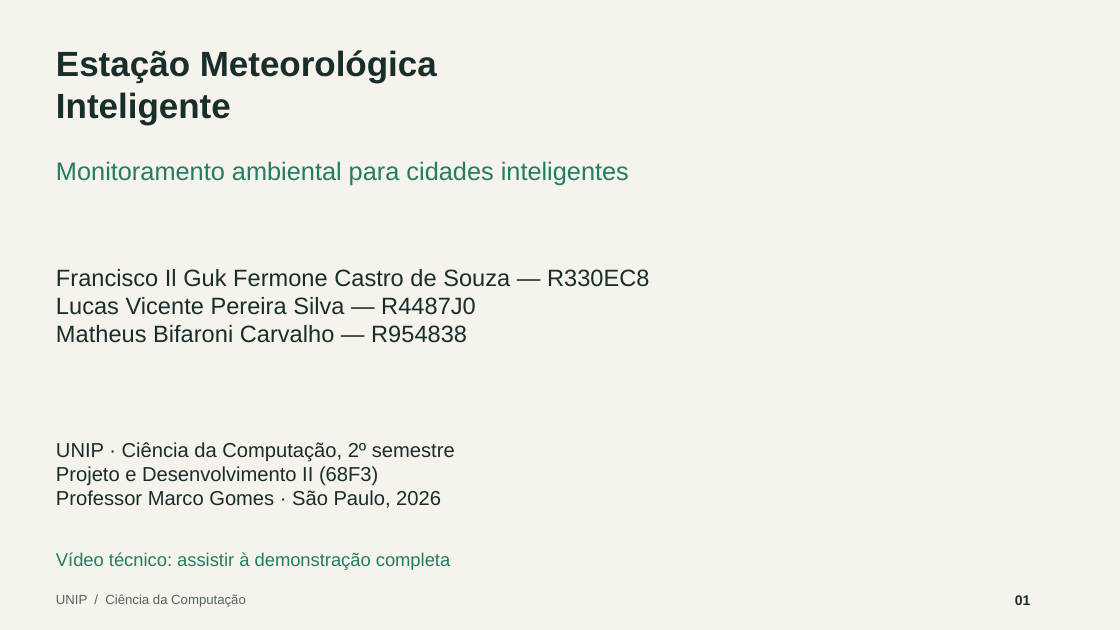
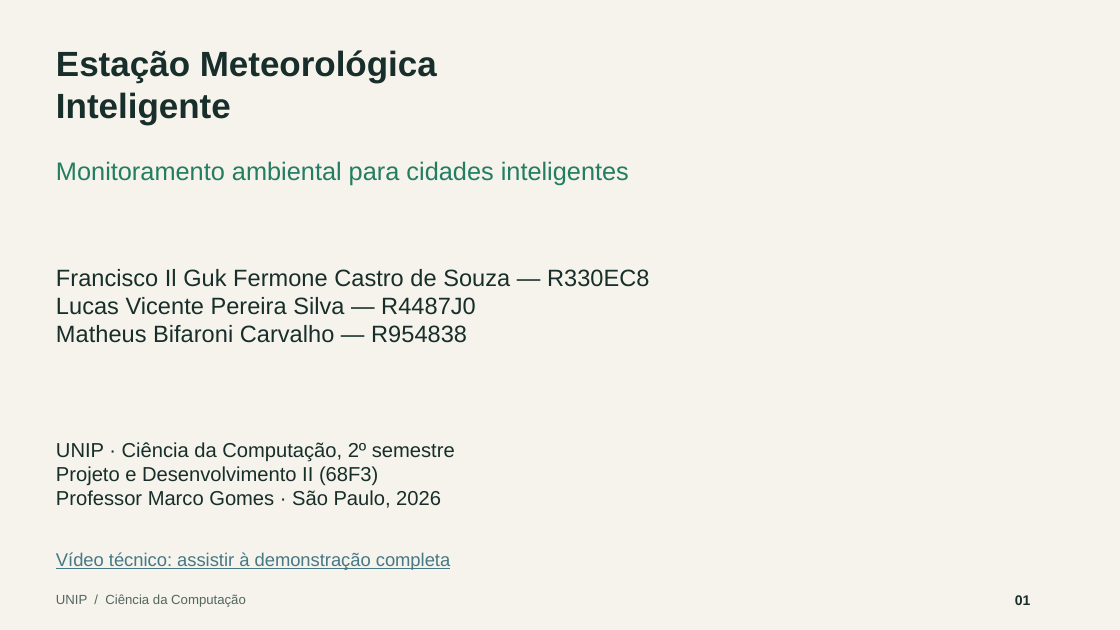
Before and after one commit to ChicooGuk/estacao-meteorologica, a slide deck: slide 1 of docs/apresentacao/apresentacao.pptx. Drawn at 1120x630 pixels with LibreOffice and Linux fonts; fonts in the diff are those of the drawing. Boxes give left, top, right and bottom in pixels: in the first picture for what was removed or moved away, otherwise in the second. Text is boxed around its words. In the diff, an @@ line names an element or a change of style, - is before the commit and + after.

```diff
--- a/docs/apresentacao/apresentacao.pptx
+++ b/docs/apresentacao/apresentacao.pptx
@@ text "Vídeo técnico: assistir à demonstração ..." at [56, 552, 450, 570]: text colour #237D62 to #467886, underline on @@
```
Also in this commit, not shown: 4 other slides changed, 1 other file.
